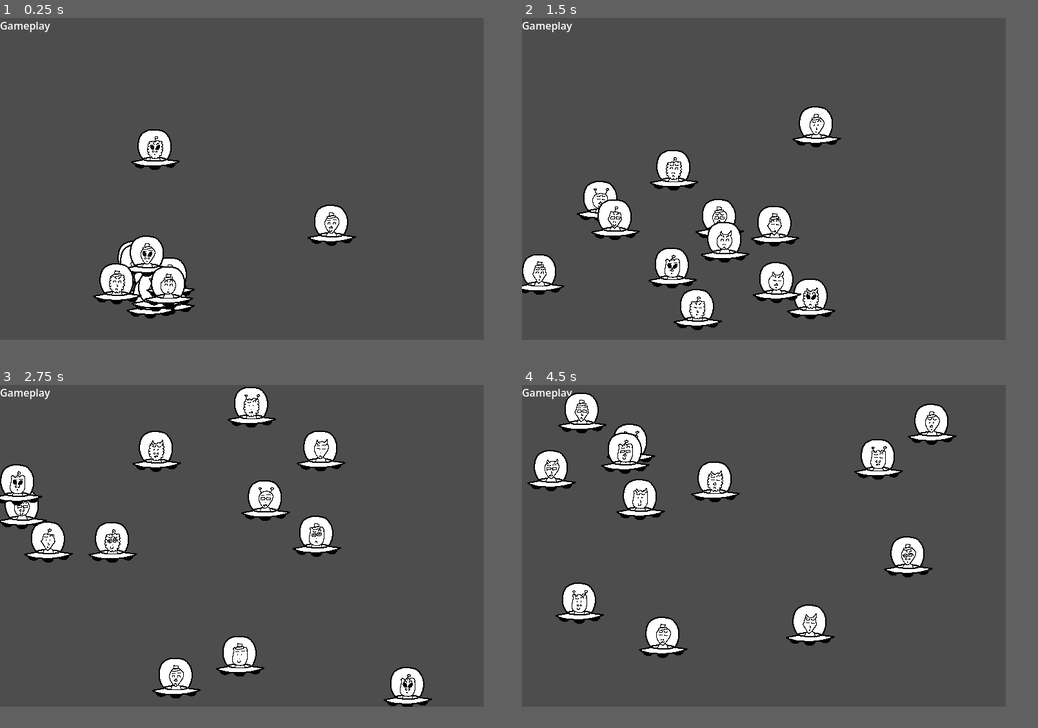
Above: before the commit, frames 1-4 (two rows, left to right).
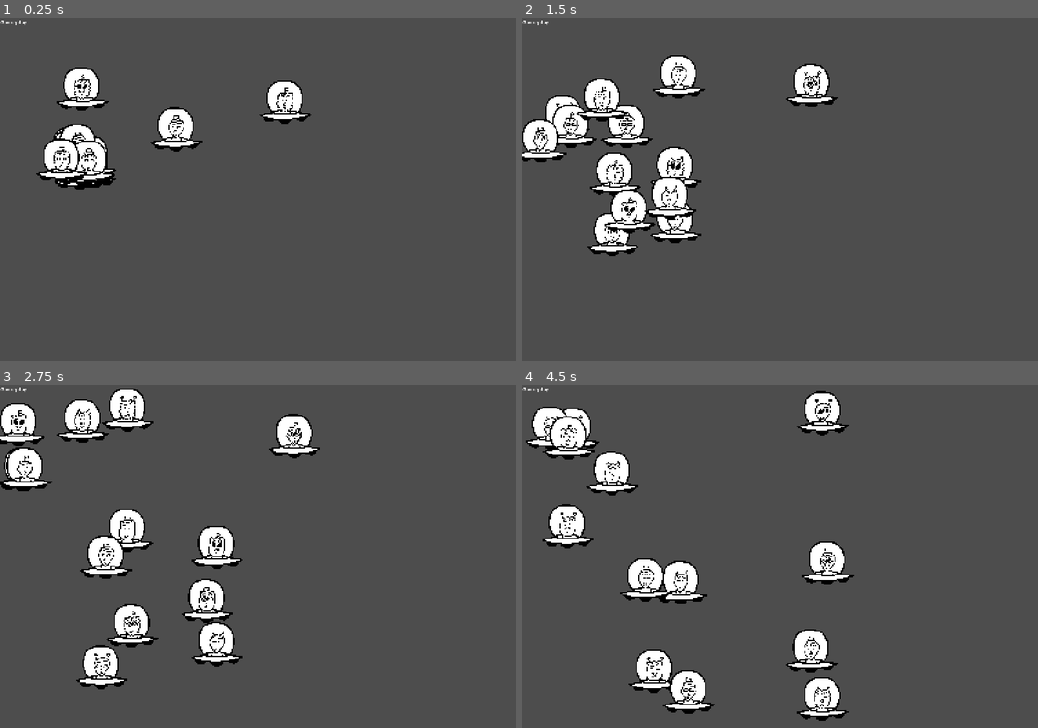
Above: after the commit, the same moments.

Repository: Pablo01bm/jaen-jam
Game: Godot game, scene res://scenes/gameplay/Gameplay.tscn
Two runs of this game, one before a commit and one after it. Both use one fixed random seed, a clock stepped at 60 frames per second and the inputs below. This scene is started directly instead of the project's main scene.
Inputs:
- Up to frame 1 (0.25 s): no input
- Up to frame 2 (1.5 s): tap R (rumble) at 0.6, 1.35 s
- Up to frame 3 (2.75 s): tap R (rumble) at 2.1 s
- Up to frame 4 (4.5 s): tap R (rumble) at 2.85, 3.6, 4.35 s
In our replay, the window is 750x500 before the commit and 800x533 after it. These sizes can differ from the game's own. Grey fills any space a smaller window leaves; there, only what the larger window draws over its background counts as a difference.

The runs differ from the first frame. In frame 1, 8.8% of the frame differs, in the area x 0-69%, y 0-88%; in frame 2, 15%; in frame 3, 16%; in frame 4, 16%, in the area x 0-85%, y 0-98%.

Commit message:
change resolutioj

Diff:
--- a/project.godot
+++ b/project.godot
@@ -23,8 +23,8 @@
 
 [display]
 
-window/size/viewport_width=750
-window/size/viewport_height=500
+window/size/viewport_width=1500
+window/size/viewport_height=1000
 window/stretch/mode="canvas_items"
 
 [input]
--- a/scenes/Alien/Alien.tscn
+++ b/scenes/Alien/Alien.tscn
@@ -16,7 +16,6 @@
 radius = 9.29432
 
 [node name="Alien" type="CharacterBody2D" unique_id=1485095013]
-scale = Vector2(0.5, 0.5)
 collision_layer = 2
 script = ExtResource("1_23cvm")
 
--- a/scenes/TestingBouncing/TestingBouncing.tscn
+++ b/scenes/TestingBouncing/TestingBouncing.tscn
@@ -3,16 +3,16 @@
 [ext_resource type="Script" uid="uid://mmreebo31df7" path="res://scenes/TestingBouncing/testing_bouncing.gd" id="1_by4yl"]
 
 [sub_resource type="RectangleShape2D" id="RectangleShape2D_2awhe"]
-size = Vector2(20, 658)
+size = Vector2(20, 1043)
 
 [sub_resource type="RectangleShape2D" id="RectangleShape2D_rceta"]
-size = Vector2(1153, 19)
+size = Vector2(1553, 19)
 
 [sub_resource type="RectangleShape2D" id="RectangleShape2D_j6lec"]
-size = Vector2(38, 668)
+size = Vector2(38, 1064)
 
 [sub_resource type="RectangleShape2D" id="RectangleShape2D_fd5ub"]
-size = Vector2(1153, 32.55002)
+size = Vector2(1561, 32.55002)
 
 [node name="TestingBouncing" type="Node2D" unique_id=633372936]
 script = ExtResource("1_by4yl")
@@ -21,26 +21,26 @@
 position = Vector2(-10, 0)
 
 [node name="LeftColl" type="CollisionShape2D" parent="LeftWall" unique_id=1324058868]
-position = Vector2(0, 319)
+position = Vector2(0, 511.5)
 shape = SubResource("RectangleShape2D_2awhe")
 
 [node name="AboveWall" type="StaticBody2D" parent="." unique_id=1857485449]
 position = Vector2(600, 0)
 
 [node name="AboveColl" type="CollisionShape2D" parent="AboveWall" unique_id=1787799359]
-position = Vector2(-23.5, -9.5)
+position = Vector2(176.5, -9.5)
 shape = SubResource("RectangleShape2D_rceta")
 
 [node name="RightWall" type="StaticBody2D" parent="." unique_id=1302062110]
-position = Vector2(752, 0)
+position = Vector2(1503, 0)
 
 [node name="RightColl" type="CollisionShape2D" parent="RightWall" unique_id=1074127657]
-position = Vector2(17.375, 314)
+position = Vector2(17.375, 512)
 shape = SubResource("RectangleShape2D_j6lec")
 
 [node name="BelowWall" type="StaticBody2D" parent="." unique_id=269460182]
-position = Vector2(600, 500)
+position = Vector2(600, 1000)
 
 [node name="BelowColl" type="CollisionShape2D" parent="BelowWall" unique_id=2116020024]
-position = Vector2(-23.5, 16.470032)
+position = Vector2(180.5, 16.470032)
 shape = SubResource("RectangleShape2D_fd5ub")
